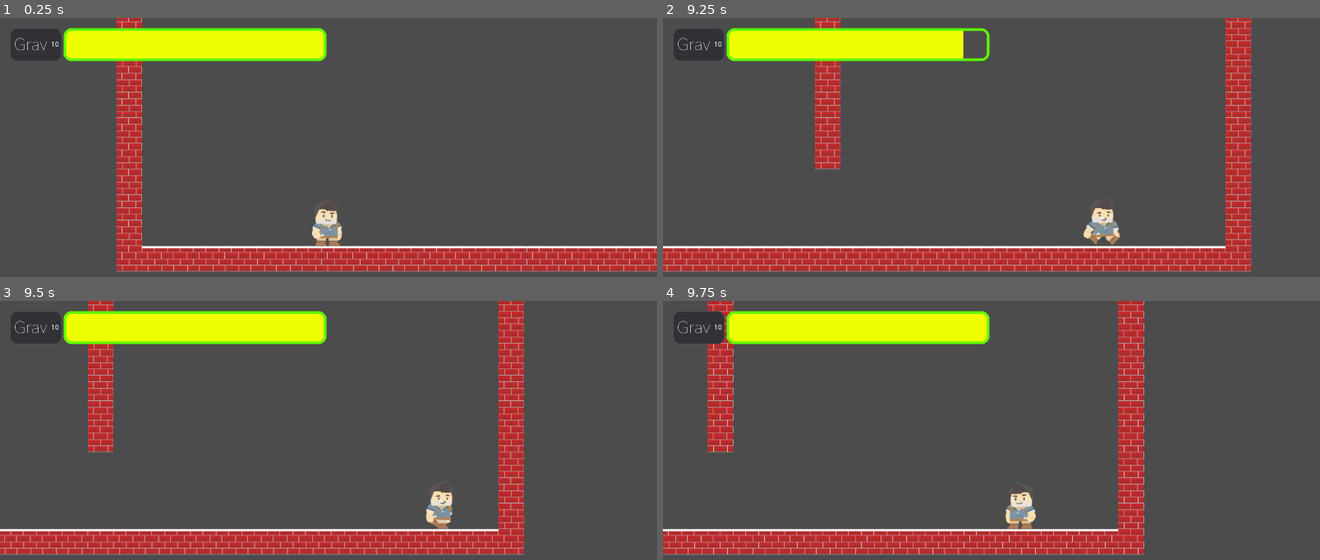
Above: before the commit, frames 1-4 (two rows, left to right).
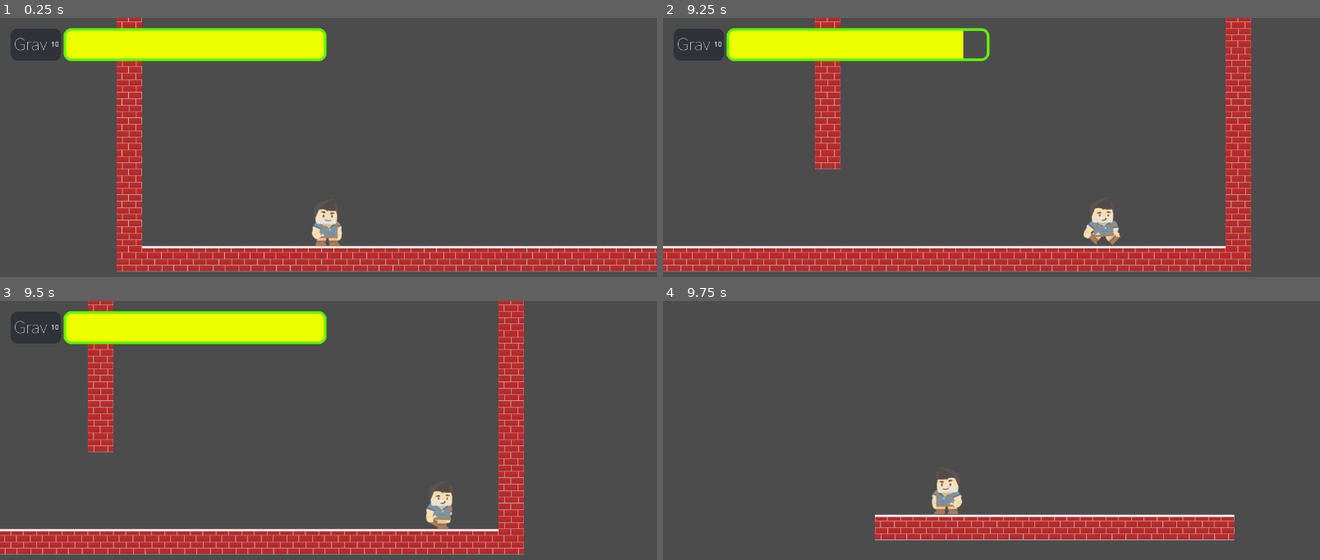
Above: after the commit, the same moments.

Repository: tonymarklove/higgs
Game: Godot game, scene res://main.tscn
Same seed, same stepped clock (60 frames per second), same inputs: the game is played once before the commit and once after it.
Inputs:
- Up to frame 1 (0.25 s): no input
- Up to frame 2 (9.25 s): tap Enter at 0.5 s; hold Right (ui_right) 0.53-2.03 s; tap Space (ui_select) at 0.77, 1.52, 3.02, 3.77, 4.52, 6.02, 6.77, 7.52, 9.02 s; hold Left (ui_left) 2.03-2.78 s; hold Right (ui_right) 2.78-4.28 s; hold Left (ui_left) 4.28-5.03 s; hold Right (ui_right) 5.03-5.78 s; hold Left (ui_left) 5.78-7.28 s; hold Right (ui_right) from 7.28 s (still down)
- Up to frame 3 (9.5 s): keep holding Right (ui_right)
- Up to frame 4 (9.75 s): release Right (ui_right) at 9.53 s; hold Left (ui_left) from 9.53 s (still down)

Frames 1-3 are identical in both runs. In frame 4, 22% of the frame differs, in the area x 0-87%, y 0-99%.

Commit message:
Load new scene based on trigger event

Diff:
--- /dev/null
+++ b/Level_1_1.tscn
@@ -0,0 +1,31 @@
+[gd_scene load_steps=3 format=2]
+
+[ext_resource path="res://tileset.tres" type="TileSet" id=1]
+[ext_resource path="res://Player.tscn" type="PackedScene" id=2]
+
+[node name="Node" type="Node"]
+
+[node name="TileMap" type="TileMap" parent="." index="0"]
+
+mode = 0
+tile_set = ExtResource( 1 )
+cell_size = Vector2( 50, 50 )
+cell_quadrant_size = 16
+cell_custom_transform = Transform2D( 1, 0, 0, 1, 0, 0 )
+cell_half_offset = 2
+cell_tile_origin = 0
+cell_y_sort = false
+cell_clip_uv = false
+collision_use_kinematic = false
+collision_friction = 1.0
+collision_bounce = 0.0
+collision_layer = 1
+collision_mask = 1
+occluder_light_mask = 1
+format = 1
+tile_data = PoolIntArray( 458752, 1, 0, 458753, 1, 0, 458754, 1, 0, 458755, 1, 0, 458756, 1, 0, 458757, 1, 0, 458758, 1, 0, 458759, 1, 0, 458760, 1, 0, 458761, 1, 0, 458762, 1, 0, 458763, 1, 0, 458764, 1, 0, 458765, 1, 0 )
+_sections_unfolded = [ "Cell" ]
+
+[node name="Player" parent="." index="1" instance=ExtResource( 2 )]
+
+position = Vector2( 223.538, 278.162 )
--- a/Player.gd
+++ b/Player.gd
@@ -208,3 +208,7 @@
 
 	if rotate_to_follow_gravity:
 		rotate_to_gravity()
+
+
+func _on_Doorway_body_entered(body):
+	get_tree().change_scene("res://Level_1_1.tscn")
--- a/Player.tscn
+++ b/Player.tscn
@@ -40,3 +40,30 @@
 
 frames = SubResource( 2 )
 animation = "default"
+
+[node name="Camera2D" type="Camera2D" parent="." index="2"]
+
+position = Vector2( 3.198, 15.24 )
+anchor_mode = 1
+rotating = true
+current = true
+zoom = Vector2( 1, 1 )
+limit_left = -10000000
+limit_top = -10000000
+limit_right = 10000000
+limit_bottom = 10000000
+limit_smoothed = false
+drag_margin_h_enabled = true
+drag_margin_v_enabled = true
+smoothing_enabled = true
+smoothing_speed = 5.0
+offset_v = 0.0
+offset_h = 0.0
+drag_margin_left = 0.2
+drag_margin_top = 0.2
+drag_margin_right = 0.2
+drag_margin_bottom = 0.2
+editor_draw_screen = true
+editor_draw_limits = true
+editor_draw_drag_margin = true
+_sections_unfolded = [ "Drag Margin", "Editor", "Limit", "Smoothing", "Transform" ]
--- a/main.tscn
+++ b/main.tscn
@@ -1,8 +1,13 @@
-[gd_scene load_steps=4 format=2]
+[gd_scene load_steps=5 format=2]
 
 [ext_resource path="res://tileset.tres" type="TileSet" id=1]
 [ext_resource path="res://Player.tscn" type="PackedScene" id=2]
 [ext_resource path="res://GUI.tscn" type="PackedScene" id=3]
+
+[sub_resource type="RectangleShape2D" id=1]
+
+custom_solver_bias = 0.0
+extents = Vector2( 10, 10 )
 
 [node name="Node" type="Node" index="0"]
 
@@ -34,33 +39,6 @@
 
 rotate_to_follow_gravity = false
 
-[node name="Camera2D" type="Camera2D" parent="Player" index="2"]
-
-position = Vector2( 3.198, 15.24 )
-anchor_mode = 1
-rotating = true
-current = true
-zoom = Vector2( 1, 1 )
-limit_left = -10000000
-limit_top = -10000000
-limit_right = 10000000
-limit_bottom = 10000000
-limit_smoothed = false
-drag_margin_h_enabled = true
-drag_margin_v_enabled = true
-smoothing_enabled = true
-smoothing_speed = 5.0
-offset_v = 0.0
-offset_h = 0.0
-drag_margin_left = 0.2
-drag_margin_top = 0.2
-drag_margin_right = 0.2
-drag_margin_bottom = 0.2
-editor_draw_screen = true
-editor_draw_limits = false
-editor_draw_drag_margin = false
-_sections_unfolded = [ "Smoothing", "Transform" ]
-
 [node name="CanvasLayer" type="CanvasLayer" parent="." index="2"]
 
 layer = 1
@@ -74,4 +52,21 @@
 margin_right = 652.0
 margin_bottom = 84.0
 
+[node name="Doorway" type="Area2D" parent="." index="3"]
+
+position = Vector2( 1740.03, 436.811 )
+input_pickable = true
+gravity_vec = Vector2( 0, 1 )
+gravity = 98.0
+linear_damp = 0.1
+angular_damp = 1.0
+audio_bus_override = false
+audio_bus_name = "Master"
+
+[node name="CollisionShape2D" type="CollisionShape2D" parent="Doorway" index="0"]
+
+shape = SubResource( 1 )
+
 [connection signal="jump_charge_changed" from="Player" to="CanvasLayer/GUI" method="_on_Player_jump_charge_changed"]
+
+[connection signal="body_entered" from="Doorway" to="Player" method="_on_Doorway_body_entered"]
--- a/project.godot
+++ b/project.godot
@@ -18,18 +18,19 @@
 window/size/width=1280
 window/size/height=720
 window/size/resizable=false
+window/dpi/allow_hidpi=true
 
 [input]
 
 gravity_right=[ Object(InputEventJoypadButton,"resource_local_to_scene":false,"resource_name":"","device":0,"button_index":1,"pressure":0.0,"pressed":false,"script":null)
 , Object(InputEventKey,"resource_local_to_scene":false,"resource_name":"","device":0,"alt":false,"shift":false,"control":true,"meta":true,"command":true,"pressed":false,"scancode":16777233,"unicode":0,"echo":false,"script":null)
-, Object(InputEventKey,"resource_local_to_scene":false,"resource_name":"","device":0,"alt":false,"shift":false,"control":false,"meta":true,"command":true,"pressed":false,"scancode":16777233,"unicode":0,"echo":false,"script":null)
+, Object(InputEventKey,"resource_local_to_scene":false,"resource_name":"","device":0,"alt":false,"shift":false,"control":true,"meta":true,"command":true,"pressed":false,"scancode":16777233,"unicode":0,"echo":false,"script":null)
  ]
 gravity_left=[ Object(InputEventKey,"resource_local_to_scene":false,"resource_name":"","device":0,"alt":false,"shift":false,"control":true,"meta":true,"command":true,"pressed":false,"scancode":16777231,"unicode":0,"echo":false,"script":null)
-, Object(InputEventKey,"resource_local_to_scene":false,"resource_name":"","device":0,"alt":false,"shift":false,"control":false,"meta":true,"command":true,"pressed":false,"scancode":16777231,"unicode":0,"echo":false,"script":null)
+, Object(InputEventKey,"resource_local_to_scene":false,"resource_name":"","device":0,"alt":false,"shift":false,"control":true,"meta":true,"command":true,"pressed":false,"scancode":16777231,"unicode":0,"echo":false,"script":null)
  ]
 gravity_up=[ Object(InputEventKey,"resource_local_to_scene":false,"resource_name":"","device":0,"alt":false,"shift":false,"control":true,"meta":true,"command":true,"pressed":false,"scancode":16777232,"unicode":0,"echo":false,"script":null)
-, Object(InputEventKey,"resource_local_to_scene":false,"resource_name":"","device":0,"alt":false,"shift":false,"control":false,"meta":true,"command":true,"pressed":false,"scancode":16777232,"unicode":0,"echo":false,"script":null)
+, Object(InputEventKey,"resource_local_to_scene":false,"resource_name":"","device":0,"alt":false,"shift":false,"control":true,"meta":true,"command":true,"pressed":false,"scancode":16777232,"unicode":0,"echo":false,"script":null)
  ]
 gravity_down=[ Object(InputEventKey,"resource_local_to_scene":false,"resource_name":"","device":0,"alt":false,"shift":false,"control":true,"meta":true,"command":true,"pressed":false,"scancode":16777234,"unicode":0,"echo":false,"script":null)
  ]
--- a/tileset.tscn
+++ b/tileset.tscn
@@ -2,7 +2,7 @@
 
 [ext_resource path="res://tileset.png" type="Texture" id=1]
 
-[node name="Node2D" type="Node2D" index="0"]
+[node name="Node2D" type="Node2D"]
 
 [node name="wall" type="Sprite" parent="." index="0"]
 
